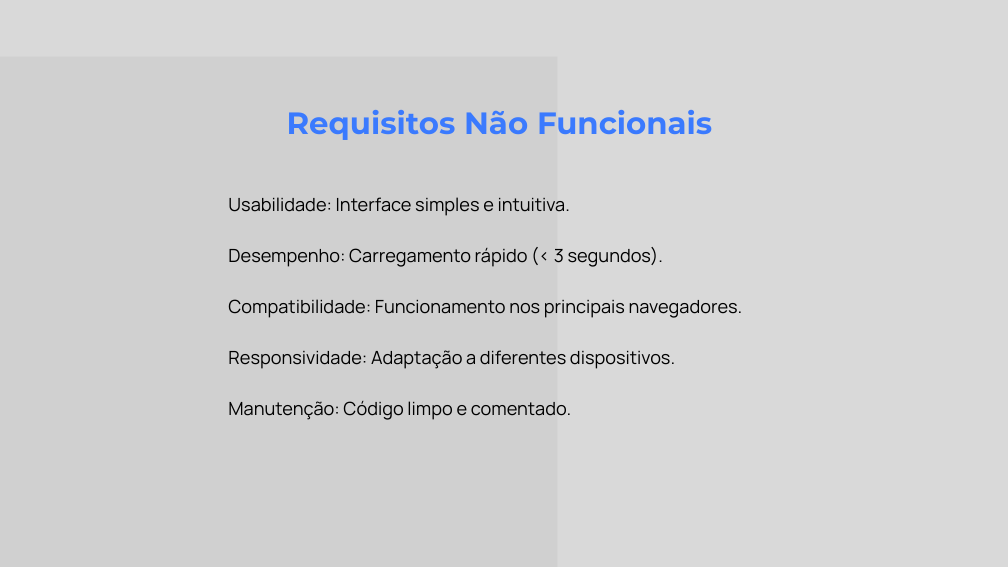
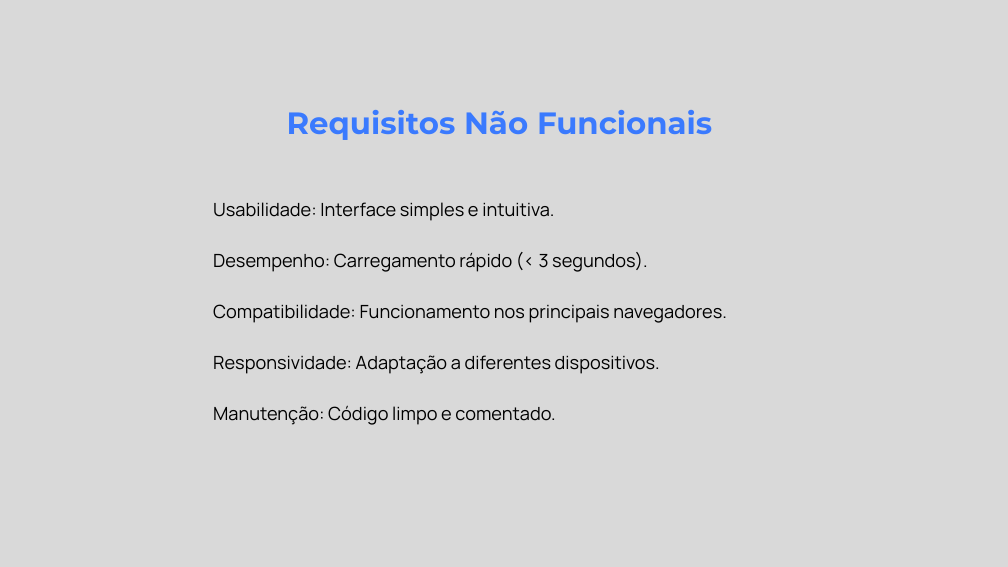
Before and after one commit to Denis-Diego-neb/Portifolio-pi, a slide deck: slide 9 of apresentacao/slide/PROJETO INTEGRADOR I.pptx. Drawn at 1008x567 pixels with LibreOffice and Linux fonts; fonts in the diff are those of the drawing; grey boxes stand for pictures. Boxes give left, top, right and bottom in pixels: in the first picture for what was removed or moved away, otherwise in the second. Text is boxed around its words. In the diff, an @@ line names an element or a change of style, - is before the commit and + after.

```diff
--- a/apresentacao/slide/PROJETO INTEGRADOR I.pptx
+++ b/apresentacao/slide/PROJETO INTEGRADOR I.pptx
@@ picture removed at [0, 56, 557, 567] @@
@@ text "Usabilidade: Interface simples e intuitiva.": place and size @@
-text "Usabilidade: Interface simples e intuitiva." at [228, 197, 743, 420]
+text "Usabilidade: Interface simples e intuitiva." at [213, 202, 727, 425]
```
Also in this commit, not shown: 21 other slides changed, 1 other file.
